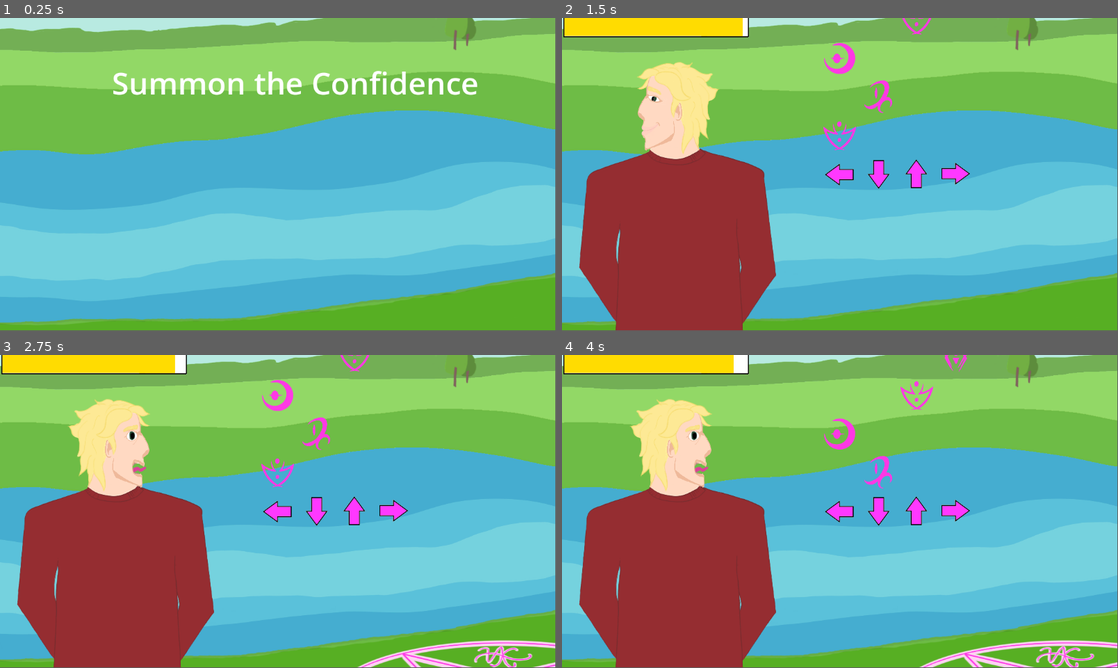
Above: before the commit, frames 1-4 (two rows, left to right).
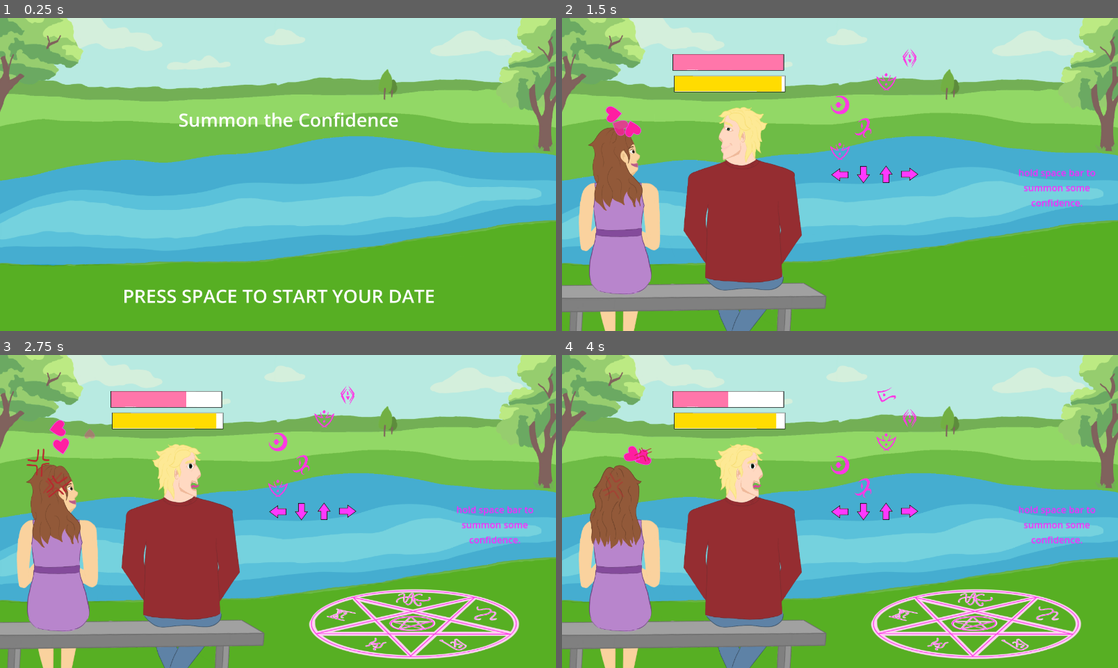
Above: after the commit, the same moments.

Repository: ljweeks/LD55
Game: Godot game, scene res://title.tscn
Same seed, same stepped clock (60 frames per second), same inputs: the game is played once before the commit and once after it. The engine's default icon, where the game draws it, is replaced by a stand-in: a white triangle on a blue panel in a dark square.
Inputs:
- Up to frame 1 (0.25 s): no input
- Up to frame 2 (1.5 s): tap Space (look) at 0.5, 1.35 s; hold Right (right) 0.53-1.28 s; hold Space (look) 0.53-1.28 s; hold Down (down) from 1.28 s (still down)
- Up to frame 3 (2.75 s): release Down (down) at 2.03 s; hold Right (right) from 2.03 s (still down); hold Space (look) from 2.03 s (still down)
- Up to frame 4 (4 s): release Right (right) at 2.78 s; release Space (look) at 2.78 s; hold Up (up) 2.78-3.53 s; tap Space (look) at 2.85 s; hold Left (left) from 3.53 s (still down); hold Space (look) from 3.53 s (still down)
In our replay, the window is 799x449 before the commit and 800x450 after it. These sizes can differ from the game's own. Grey fills any space a smaller window leaves; there, only what the larger window draws over its background counts as a difference.

The runs differ from the first frame. In frame 1, 68% of the frame differs, in the area x 0-100%, y 0-98%; in frame 2, 74%; in frame 3, 76%, in the area x 0-100%, y 0-100%; in frame 4, 76%.

Commit message:
scaled node2Ds down
it fit on itch.io now and scales down or up

Diff:
--- a/end.tscn
+++ b/end.tscn
@@ -7,6 +7,7 @@
 font_size = 64
 
 [node name="Node2D" type="Node2D"]
+scale = Vector2(0.7, 0.7)
 script = ExtResource("1_444xw")
 
 [node name="Sprite2D" type="Sprite2D" parent="."]
--- a/main.tscn
+++ b/main.tscn
@@ -24,6 +24,7 @@
 colors = PackedColorArray(1, 1, 1, 0, 1, 1, 1, 1, 1, 1, 1, 1, 1, 1, 1, 0)
 
 [node name="Node2D" type="Node2D" groups=["main"]]
+scale = Vector2(0.7, 0.7)
 script = ExtResource("1_phqwk")
 
 [node name="background" type="Sprite2D" parent="."]
--- a/project.godot
+++ b/project.godot
@@ -13,7 +13,13 @@
 config/name="LD55"
 run/main_scene="res://title.tscn"
 config/features=PackedStringArray("4.1", "Forward Plus")
-config/icon="res://icon.svg"
+config/icon="res://assets/fella.png"
+
+[display]
+
+window/size/viewport_width=1344
+window/size/viewport_height=756
+window/stretch/mode="viewport"
 
 [input]
 
--- a/title.tscn
+++ b/title.tscn
@@ -10,6 +10,7 @@
 font_size = 64
 
 [node name="title" type="Node2D"]
+scale = Vector2(0.7, 0.7)
 script = ExtResource("1_bvxe6")
 
 [node name="Camera2D" type="Camera2D" parent="."]
Not shown, added: export_presets.cfg
